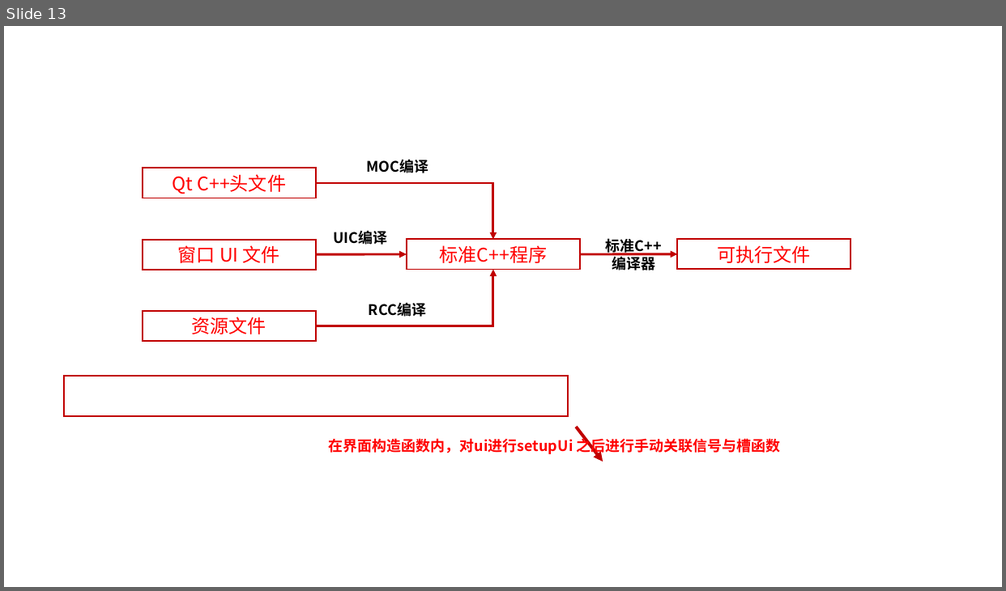
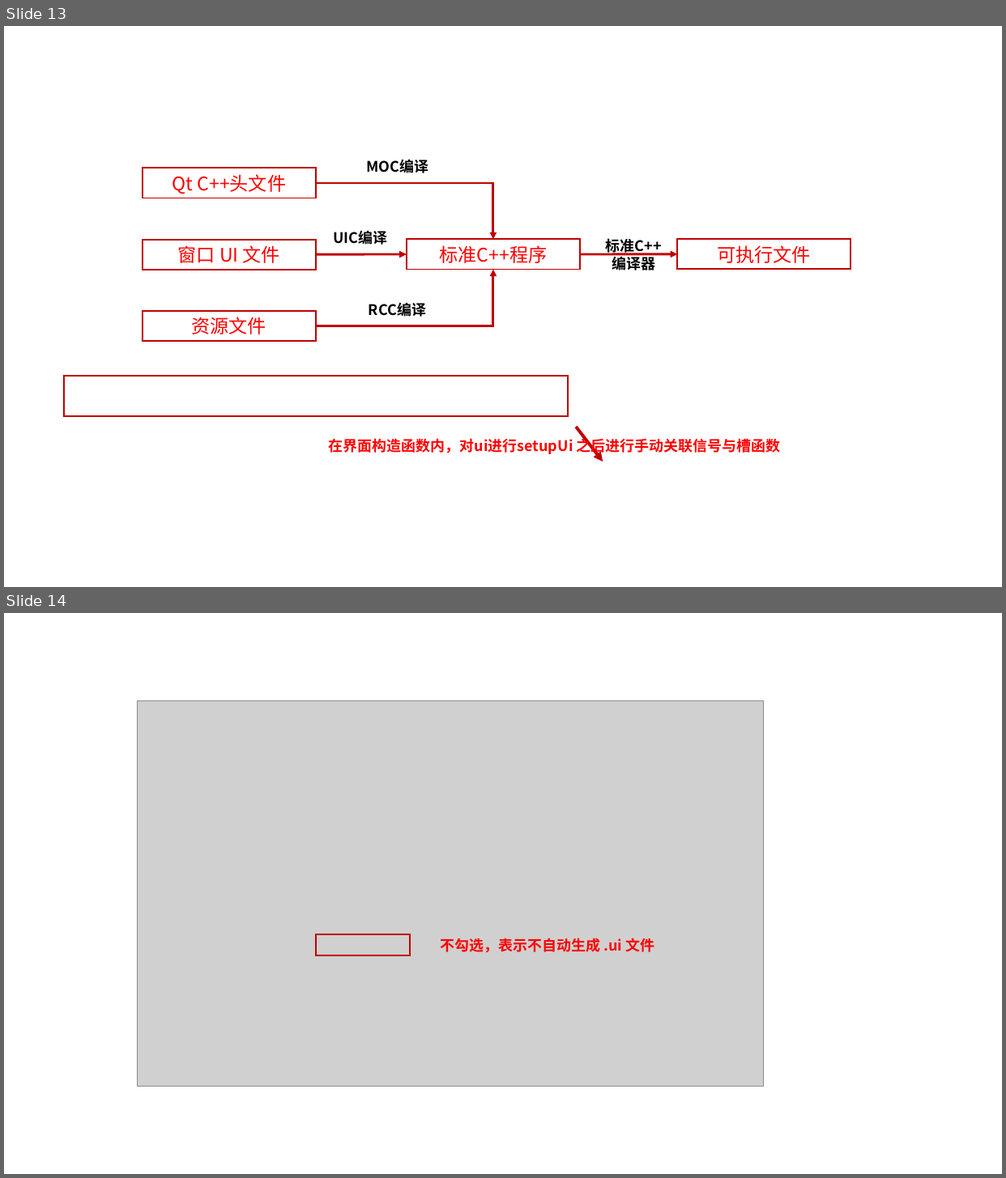
Before and after one commit to LQF376/QtmyLearn, a slide deck: pic.pptx. Shown one above the other, each under a label of ours: slide 13 before the commit, slides 13 and 14 after it. The pictures are 1006x591 and 1006x1178 pixels, drawn with LibreOffice and Linux fonts; fonts in the diff are those of the drawing; grey boxes stand for pictures. Boxes give left, top, right and bottom in pixels: in the first picture for what was removed or moved away, otherwise in the second. Text is boxed around its words. In the diff, an @@ line names an element or a change of style, - is before the commit and + after.

```diff
--- a/pic.pptx
+++ b/pic.pptx
@@ slide 14 added at [4,613,1002,1174], background #FFFFFF @@
@@ picture added at [138,700,764,1087] @@
@@ rectangle added at [315,935,409,956], outline #C00000 1.5 pt @@
@@ text added at [440,938,654,953], 14 pt, text #FF0000, bold @@
+不勾选，表示不自动生成 .ui 文件
```
Also in this commit, not shown: 27 other slides added, 1 slide removed, 36 other files.
